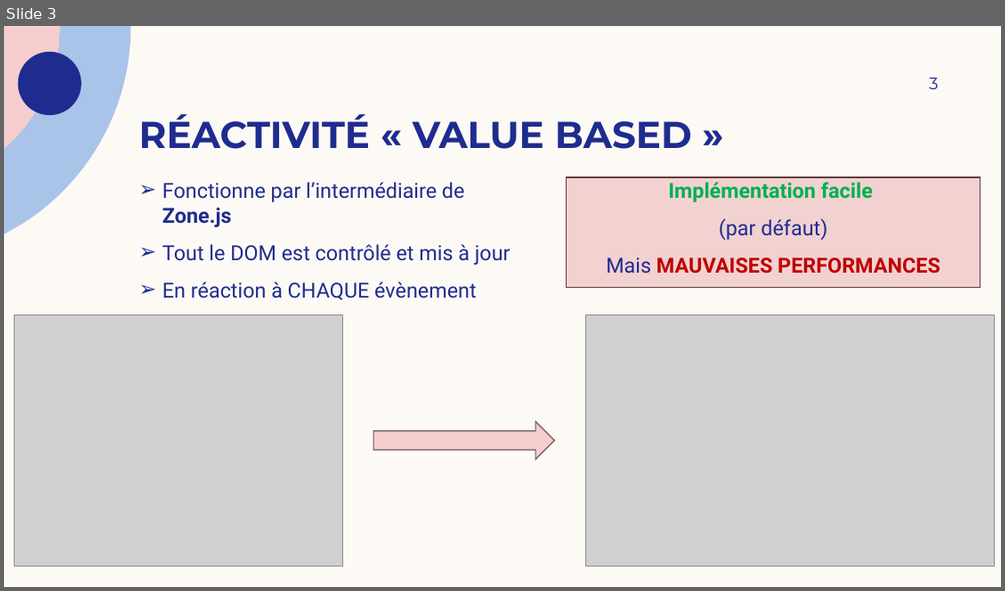
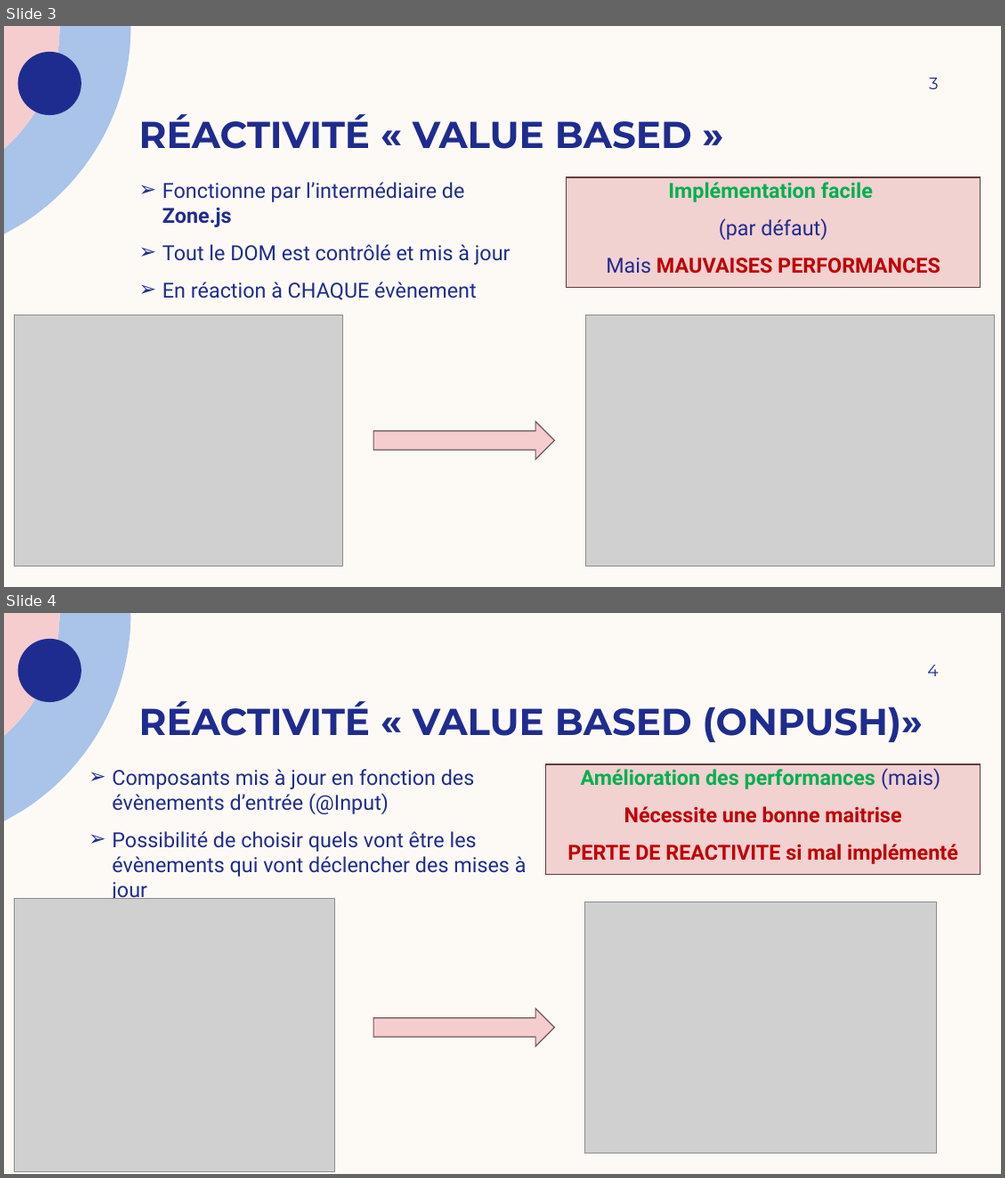
Before and after one commit to JeromeD1/angular-signaux, a slide deck: Angular signals - présentation.pptx. Shown one above the other, each under a label of ours: slide 3 before the commit, slides 3 and 4 after it. The pictures are 1005x591 and 1005x1178 pixels, drawn with LibreOffice and Linux fonts; fonts in the diff are those of the drawing; grey boxes stand for pictures. Boxes give left, top, right and bottom in pixels: in the first picture for what was removed or moved away, otherwise in the second. Text is boxed around its words. In the diff, an @@ line names an element or a change of style, - is before the commit and + after.

```diff
--- a/Angular signals - présentation.pptx
+++ b/Angular signals - présentation.pptx
@@ slide 4 added at (4, 613, 1001, 1174), background #FDFAF6; not listed: 3 template elements that a slide beside it also shows @@
@@ page number added at (927, 665, 938, 676), 16 pt, text #1F2C8F @@
+4
@@ title added at (139, 701, 922, 742), 36 pt, text #1F2C8F, bold @@
+RÉACTIVITÉ « VALUE BASED (ONPUSH)»
@@ text added at (112, 769, 526, 902), 20 pt, text #1F2C8F @@
+➢ Composants mis à jour en fonction des évènements d’entrée (@Input)
+➢ Possibilité de choisir quels vont être les évènements qui vont déclencher des mises à jour
@@ rectangle added at (546, 764, 980, 874), fill #F2D1D1, outline #613D3D 1 pt, 20 pt, text #C00000, bold @@
+Amélioration des performances (mais)
+Nécessite une bonne maitrise
+PERTE DE REACTIVITE si mal implémenté
@@ picture added at (14, 899, 334, 1172) @@
@@ picture added at (585, 901, 937, 1153) @@
@@ right arrow added at (373, 1008, 554, 1046), fill #F5CDCE, outline #6B5A5A 1 pt @@
```
Also in this commit, not shown: 1 slide changed, 11 other slides added, 1 slide removed, 2 other files.
